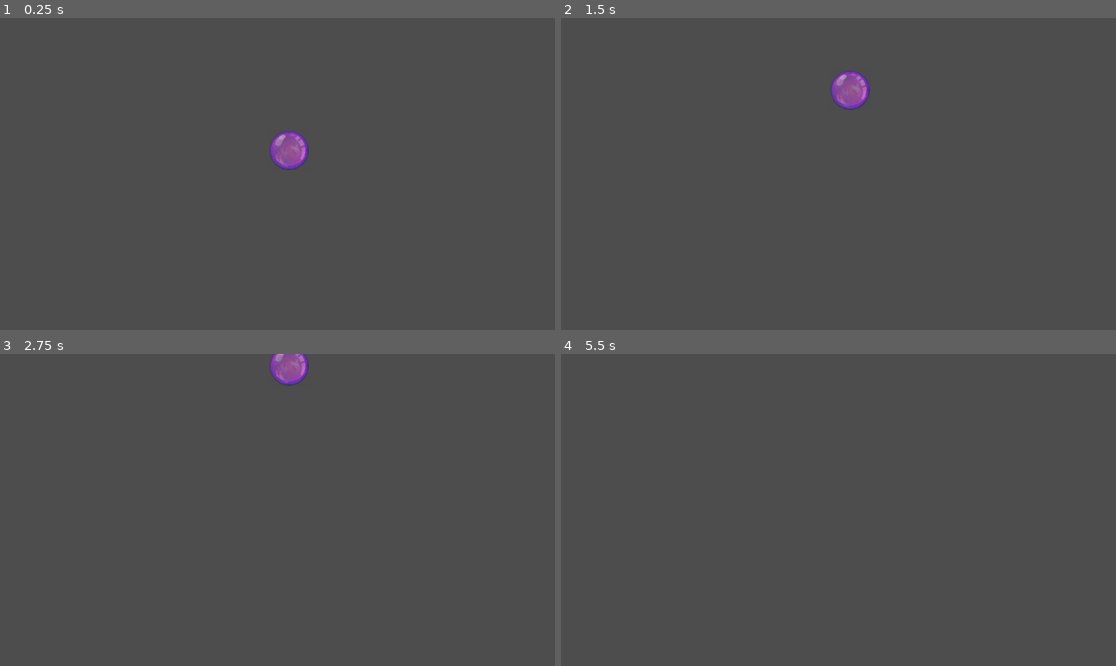
Above: before the commit, frames 1-4 (two rows, left to right).
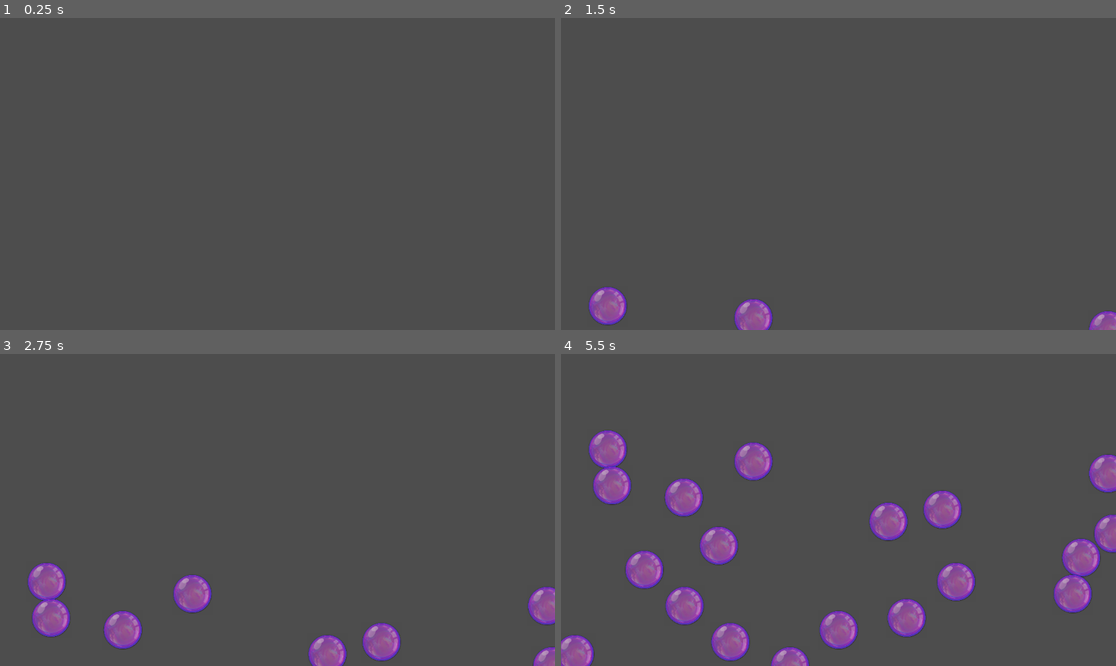
Above: after the commit, the same moments.

Repository: iluvsugargliders/bubble-pop
Game: Godot game, scene res://Main/Main.tscn
The game is run twice, just before and just after one commit, with the same random seed, the same clock (stepped at 60 frames per second) and the same inputs.
Inputs:
- Up to frame 1 (0.25 s): no input
- Up to frame 2 (1.5 s): no input
- Up to frame 3 (2.75 s): no input
- Up to frame 4 (5.5 s): no input

The runs differ from the first frame. In frame 1, 0.7% of the frame differs, in the area x 48-56%, y 36-49%; in frame 2, 2.1%; in frame 3, 5.1%; in frame 4, 12%, in the area x 0-100%, y 24-100%.

Commit message:
random bubble spawning

Diff:
--- a/Code/Main/Main.tscn
+++ b/Code/Main/Main.tscn
@@ -4,3 +4,6 @@
 
 [node name="Main" type="Node"]
 script = ExtResource("1_nmn01")
+
+[node name="Timer" type="Timer" parent="."]
+autostart = true
--- a/Code/Main/main.gd
+++ b/Code/Main/main.gd
@@ -2,17 +2,24 @@
 class_name Main
 
 const BUBBLE = preload("res://Bubble/bubble.tscn")
+@onready var timer: Timer = $Timer
 
-func SpawnBubble():
-	var bubble_instance = BUBBLE.instantiate()
-	bubble_instance.position = Vector2(600, 300)
-	add_child(bubble_instance)
 
 # Called when the node enters the scene tree for the first time.
 func _ready() -> void:
-	SpawnBubble()
+	#SpawnBubble()
+	timer.timeout.connect(OnTimedOut)
+	timer.wait_time = 0.25
 
 
 # Called every frame. 'delta' is the elapsed time since the previous frame.
 func _process(delta: float) -> void:
 	pass
+
+func SpawnBubble():
+	var bubble_instance = BUBBLE.instantiate()
+	bubble_instance.position = Vector2(randf_range(0, get_viewport().size.x), get_viewport().size.y)
+	add_child(bubble_instance)
+
+func OnTimedOut():
+	SpawnBubble()
